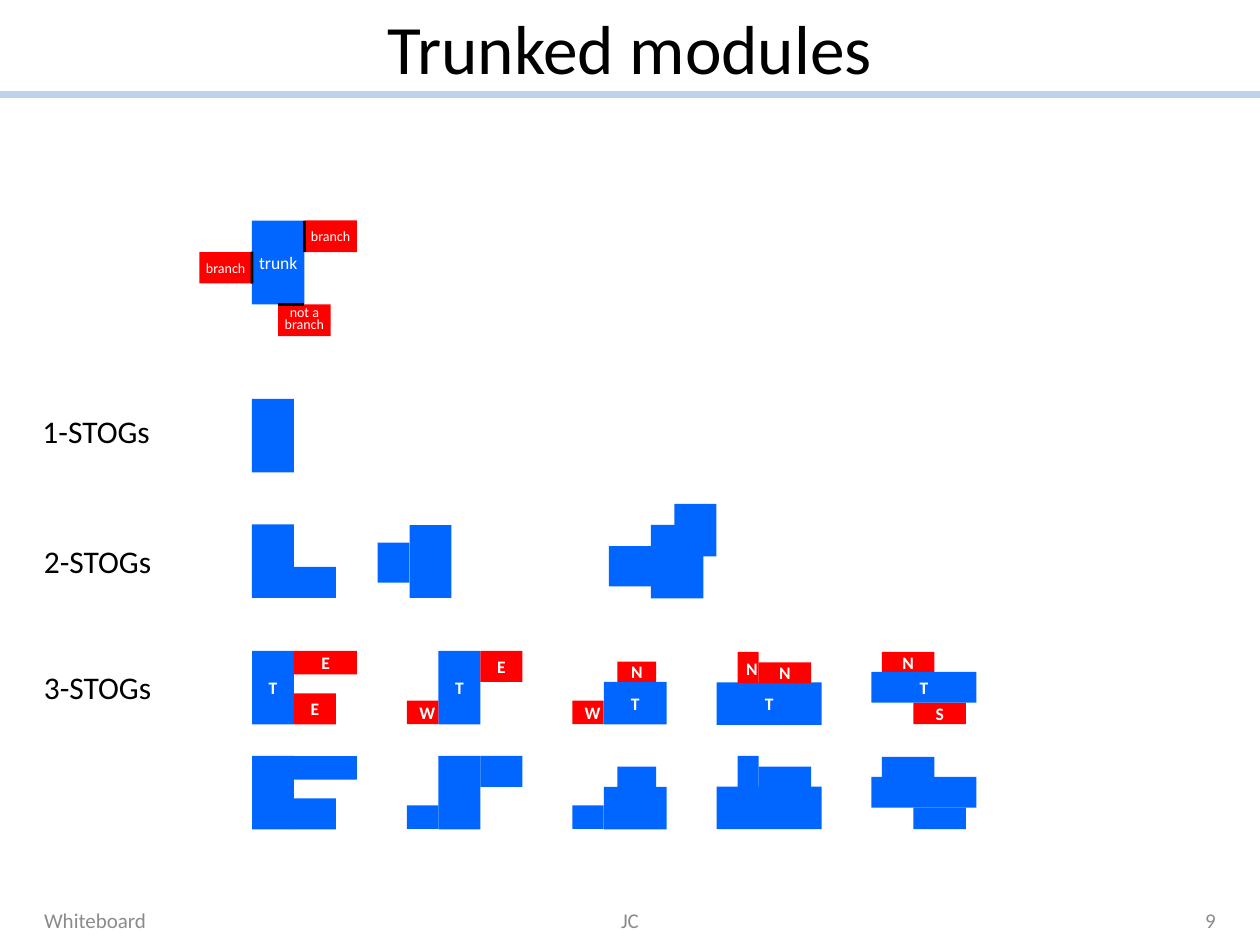
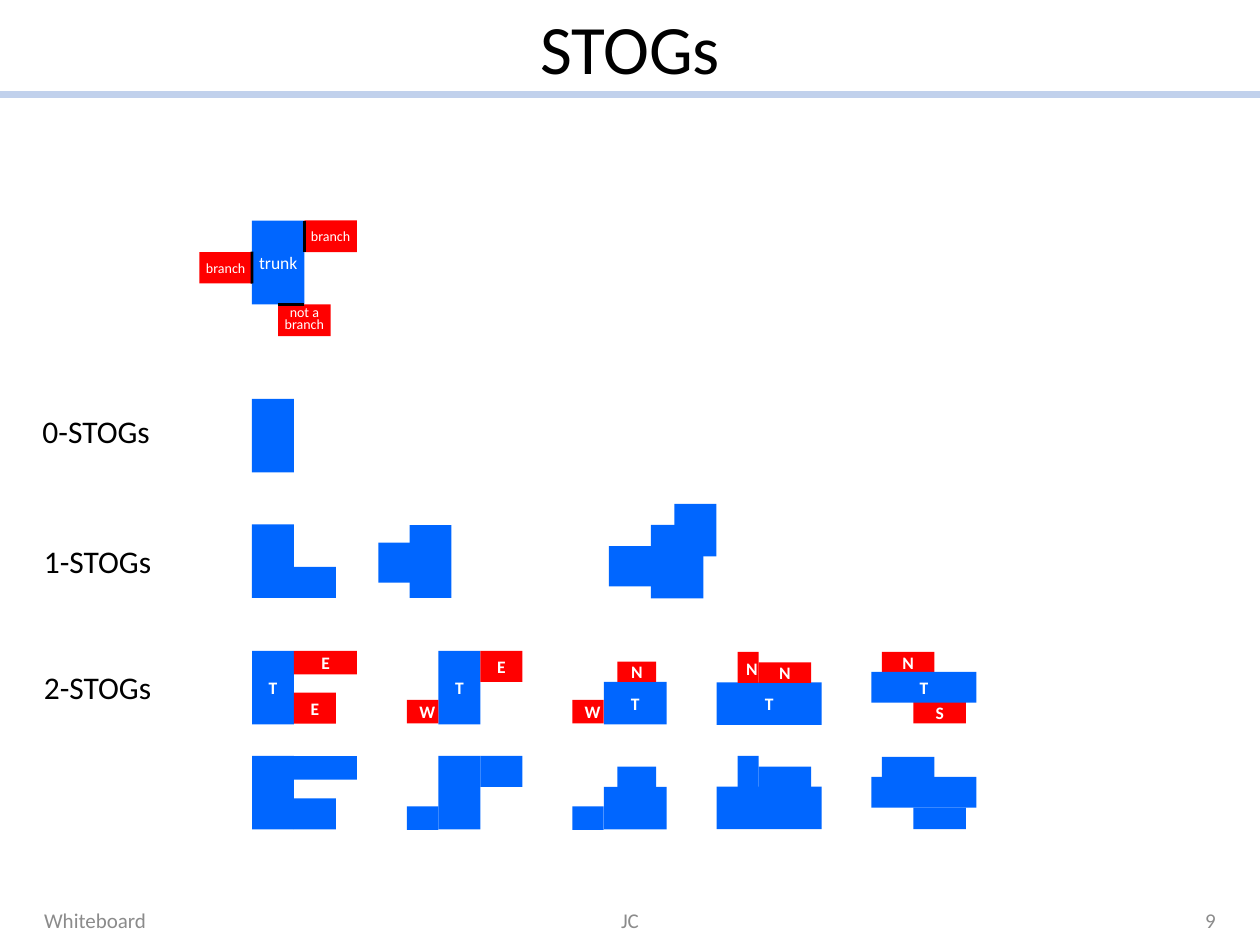
Before and after one commit to jordicf/FRAME, a slide deck: slide 9 of doc/Floorplan_picts.pptx. Drawn at 1260x945 pixels with LibreOffice and Linux fonts; fonts in the diff are those of the drawing. Boxes give left, top, right and bottom in pixels: in the first picture for what was removed or moved away, otherwise in the second. Text is boxed around its words. In the diff, an @@ line names an element or a change of style, - is before the commit and + after.

```diff
--- a/doc/Floorplan_picts.pptx
+++ b/doc/Floorplan_picts.pptx
@@ title at [540,29,720,92]: text changed @@
-Trunked modules
+STOGs
@@ text at [42,422,149,444]: text changed @@
-1-STOGs
+0-STOGs
@@ text at [44,552,151,574]: text changed @@
-2-STOGs
+1-STOGs
@@ text at [44,678,151,700]: text changed @@
-3-STOGs
+2-STOGs
```
Also in this commit, not shown: 7 other files.
